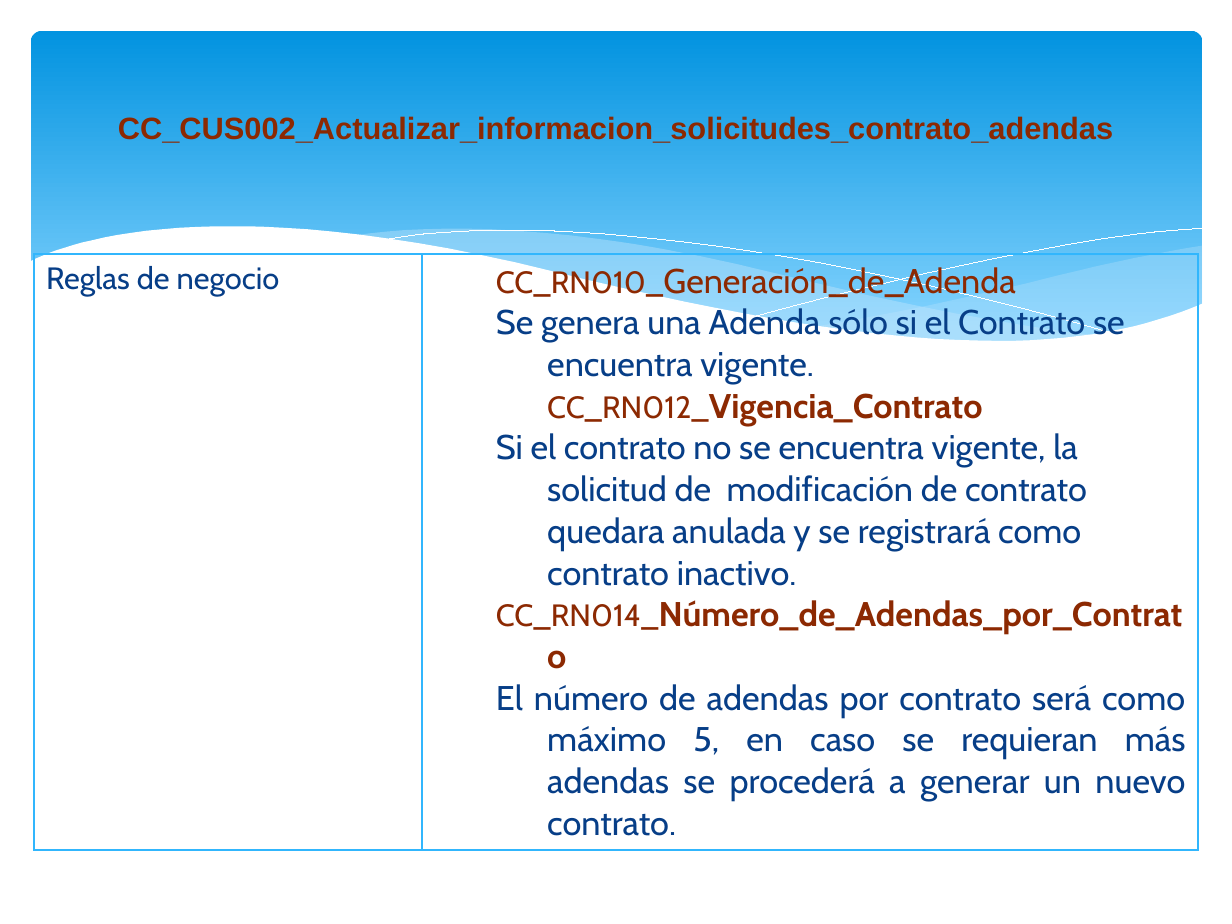
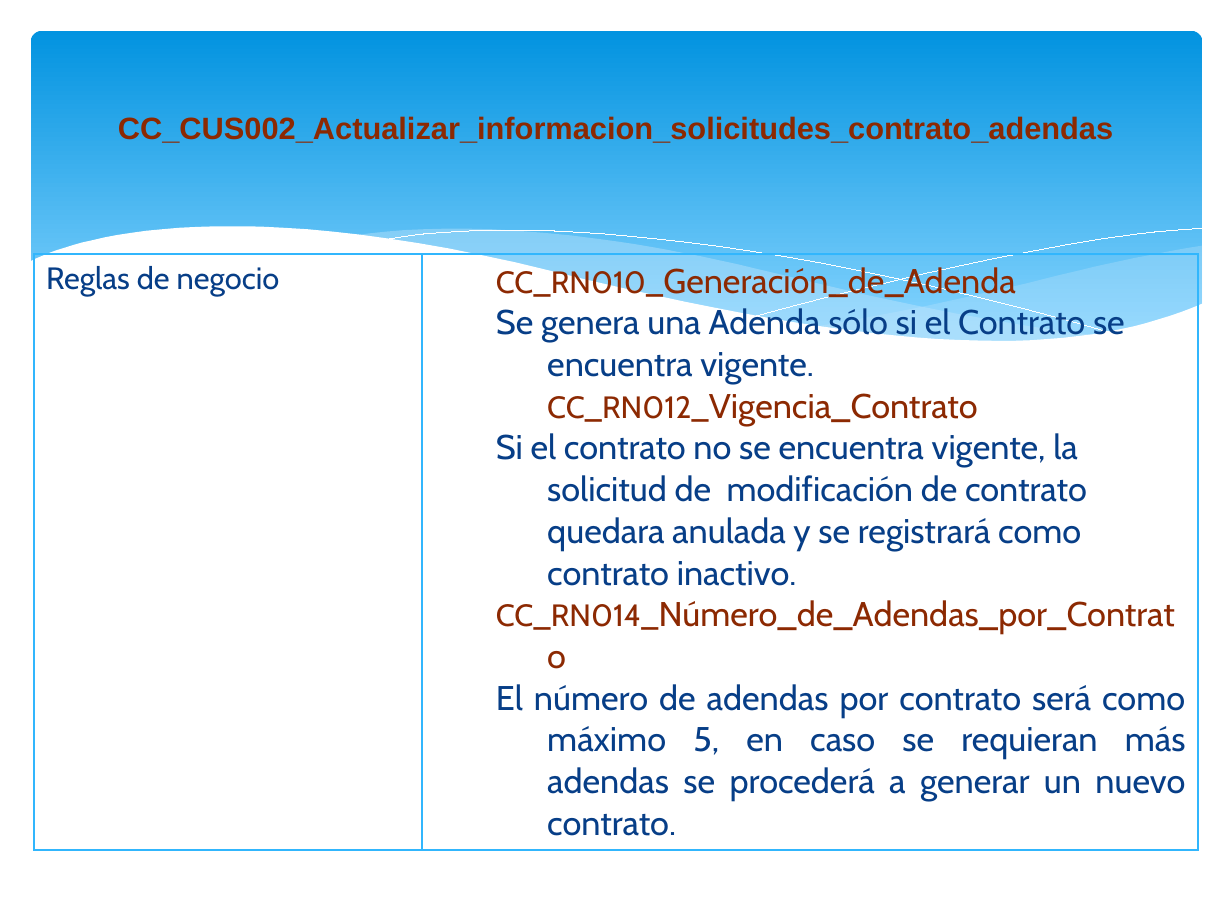
Before and after one commit to orlysemperfi/tp2-contratos-clientes, a slide deck: slide 16 of ITERACION 3/SUB ITERACION 4/PPT SUB-ITERACION 4 v1.0.pptx. Drawn at 1232x924 pixels with LibreOffice and Linux fonts; fonts in the diff are those of the drawing. Boxes give left, top, right and bottom in pixels: in the first picture for what was removed or moved away, otherwise in the second. Text is boxed around its words. In the diff, an @@ line names an element or a change of style, - is before the commit and + after.

```diff
--- a/ITERACION 3/SUB ITERACION 4/PPT SUB-ITERACION 4 v1.0.pptx
+++ b/ITERACION 3/SUB ITERACION 4/PPT SUB-ITERACION 4 v1.0.pptx
@@ table at [33, 254, 1198, 840] @@
@@ bold off in "CC_RN012_Vigencia_Contrato", "CC_RN014_Número_de_Adendas_por_Contrato" @@
```
Also in this commit, not shown: 4 other slides changed.
